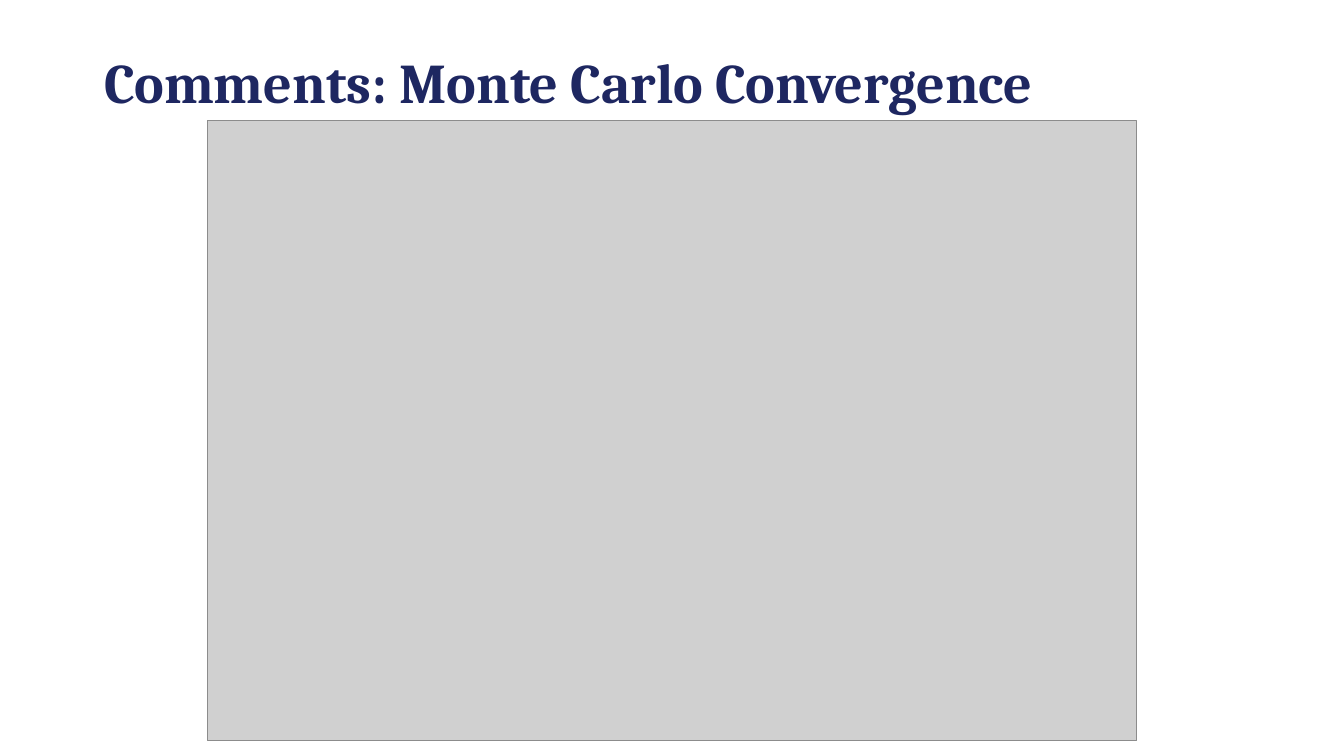
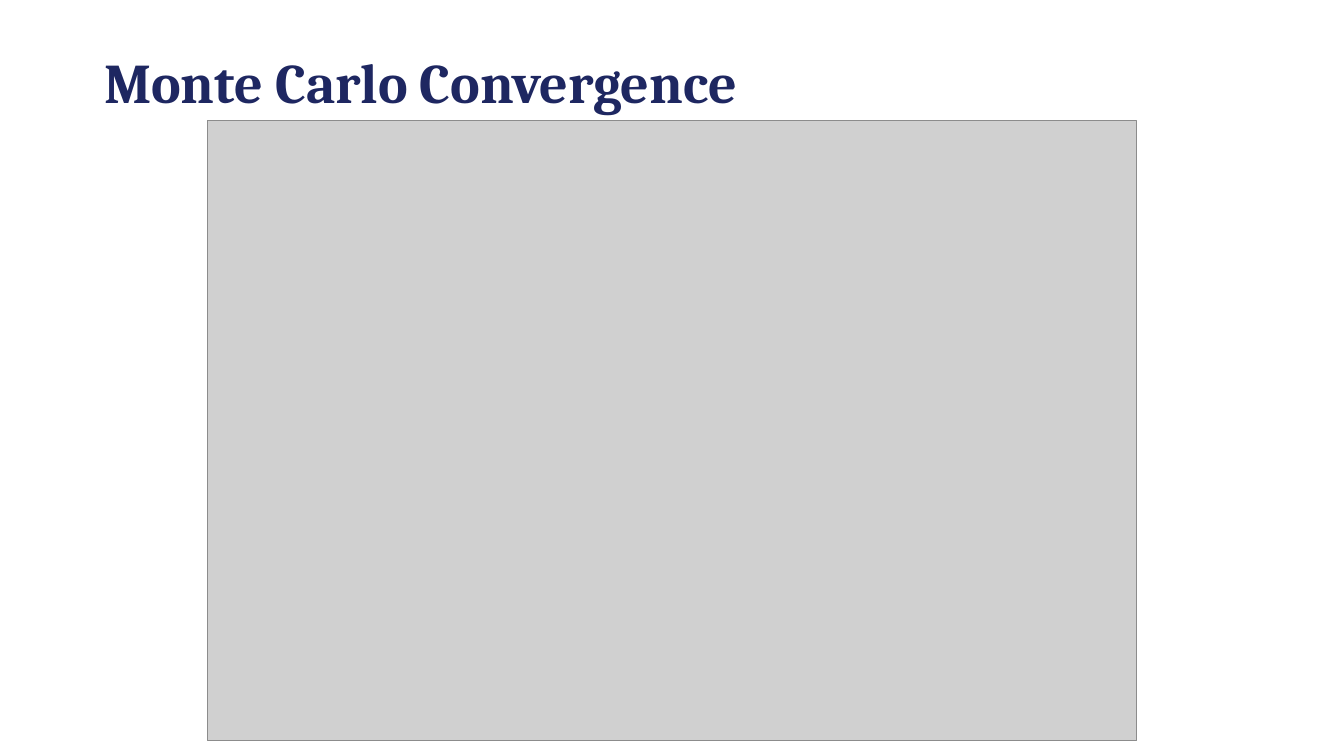
Before and after one commit to cjdipietrantonio/ME5311, a slide deck: slide 12 of termpaper/ppt/ppt/DiPietrantonio_ME5311_TermPresentation.pptx. Drawn at 1344x756 pixels with LibreOffice and Linux fonts; fonts in the diff are those of the drawing; grey boxes stand for pictures. Boxes give left, top, right and bottom in pixels: in the first picture for what was removed or moved away, otherwise in the second. Text is boxed around its words. In the diff, an @@ line names an element or a change of style, - is before the commit and + after.

```diff
--- a/termpaper/ppt/ppt/DiPietrantonio_ME5311_TermPresentation.pptx
+++ b/termpaper/ppt/ppt/DiPietrantonio_ME5311_TermPresentation.pptx
@@ text at [104,64,737,115]: text changed @@
-Comments: Monte Carlo Convergence
+Monte Carlo Convergence
```
Also in this commit, not shown: 1 other slide changed, 1 other file.
